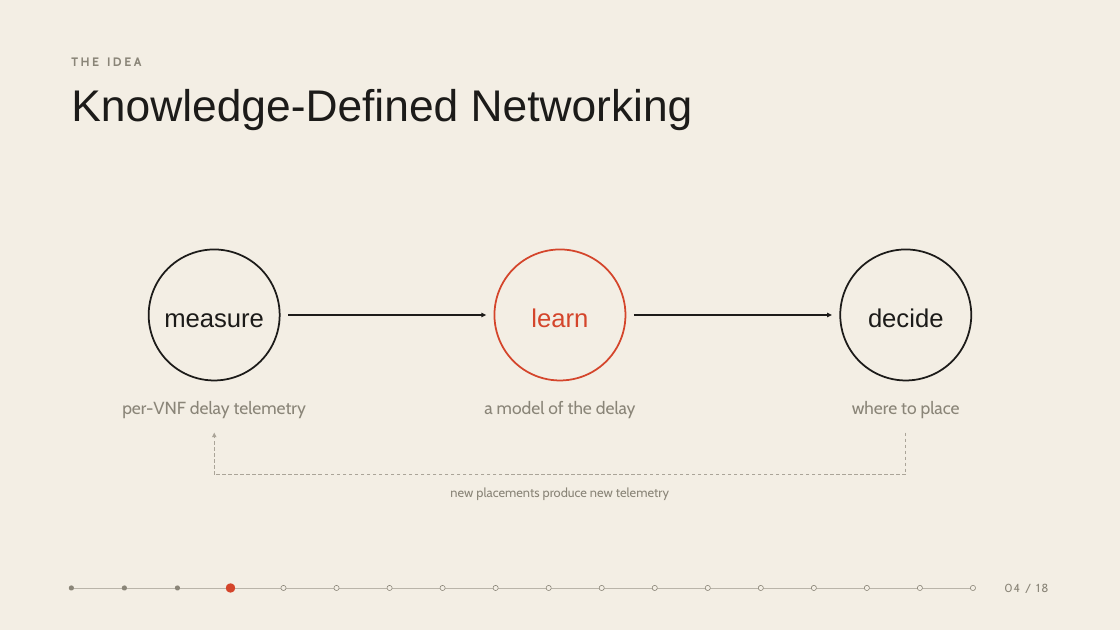
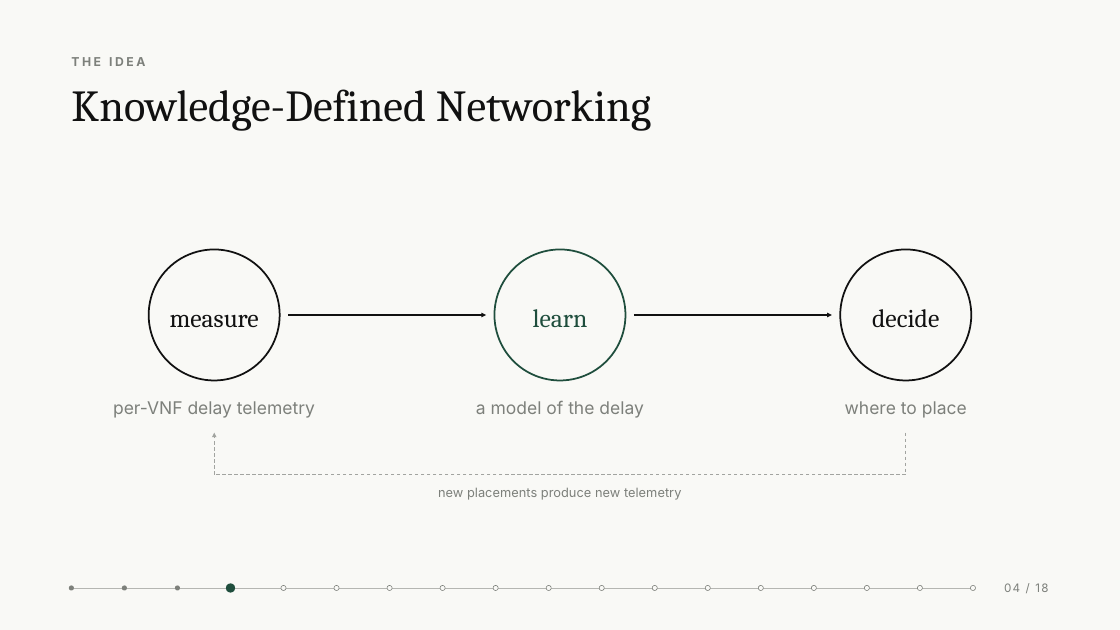
Before and after one commit to kalembasi/traffic-aware-vnf-placement-KDN, a slide deck: slide 4 of presentation/slides.pptx. Drawn at 1120x630 pixels with LibreOffice and Linux fonts; fonts in the diff are those of the drawing. Boxes give left, top, right and bottom in pixels: in the first picture for what was removed or moved away, otherwise in the second. Text is boxed around its words. In the diff, an @@ line names an element or a change of style, - is before the commit and + after.

```diff
--- a/presentation/slides.pptx
+++ b/presentation/slides.pptx
@@ background #F3EEE4 to #F9F9F6 @@
@@ ellipse at bbox=[149, 250, 280, 381]: fill #F3EEE4 to #F9F9F6; outline #1C1B19 1.5 pt to #111111 1.5 pt @@
@@ ellipse at bbox=[495, 250, 626, 381]: fill #F3EEE4 to #F9F9F6; outline #D4452B 1.5 pt to #1F4E3D 1.5 pt @@
@@ ellipse at bbox=[840, 250, 971, 381]: fill #F3EEE4 to #F9F9F6; outline #1C1B19 1.5 pt to #111111 1.5 pt @@
@@ text "learn" at bbox=[533, 309, 588, 327]: font Arial to Cambria, text colour #D4452B to #1F4E3D @@
@@ font Arial to Cambria, text colour #1C1B19 to #111111 in 3 elements at bbox=[71, 89, 651, 131], bbox=[170, 314, 259, 327], bbox=[872, 309, 939, 327] @@
@@ arrow (288, 315) - (486, 315): stroke #1C1B19 1 pt to #111111 1 pt @@
@@ arrow (634, 315) - (832, 315): stroke #1C1B19 1 pt to #111111 1 pt @@
@@ arrow (214, 475) - (214, 433): stroke #AAA498 0.75 pt dashed to #A2A4A0 0.75 pt dashed @@
@@ line (906, 433) - (906, 475): stroke #AAA498 0.75 pt dashed to #A2A4A0 0.75 pt dashed @@
@@ line (906, 475) - (214, 475): stroke #AAA498 0.75 pt dashed to #A2A4A0 0.75 pt dashed @@
@@ font Cabin to Inter, text colour #8A8578 to #7D807B in 6 elements at bbox=[71, 57, 145, 66], bbox=[1004, 583, 1048, 592], bbox=[113, 401, 315, 418], bbox=[476, 401, 644, 418], bbox=[845, 401, 967, 418], bbox=[438, 488, 681, 500] @@
@@ line (71, 588) - (973, 588): stroke #B9B4A9 0.5 pt to #B5B6B2 0.5 pt @@
@@ fill #8A8578 to #7D807B in 3 elements at bbox=[69, 586, 74, 591], bbox=[122, 586, 127, 591], bbox=[175, 586, 180, 591] @@
@@ ellipse at bbox=[226, 584, 235, 593]: fill #D4452B to #1F4E3D @@
@@ fill #F3EEE4 to #F9F9F6; outline #8A8578 0.5 pt to #7D807B 0.5 pt in 14 elements at bbox=[281, 586, 287, 591], bbox=[334, 586, 339, 591], bbox=[387, 586, 392, 591], bbox=[440, 586, 445, 591], bbox=[493, 586, 498, 591], bbox=[546, 586, 551, 591], bbox=[599, 586, 604, 591], bbox=[652, 586, 657, 591], bbox=[706, 586, 711, 591], bbox=[759, 586, 764, 591], bbox=[812, 586, 817, 591], bbox=[865, 586, 870, 591], bbox=[918, 586, 923, 591], bbox=[970, 586, 975, 591] @@
```
Also in this commit, not shown: 17 other slides changed, 3 slides added, 2 slides removed, 19 other files.
